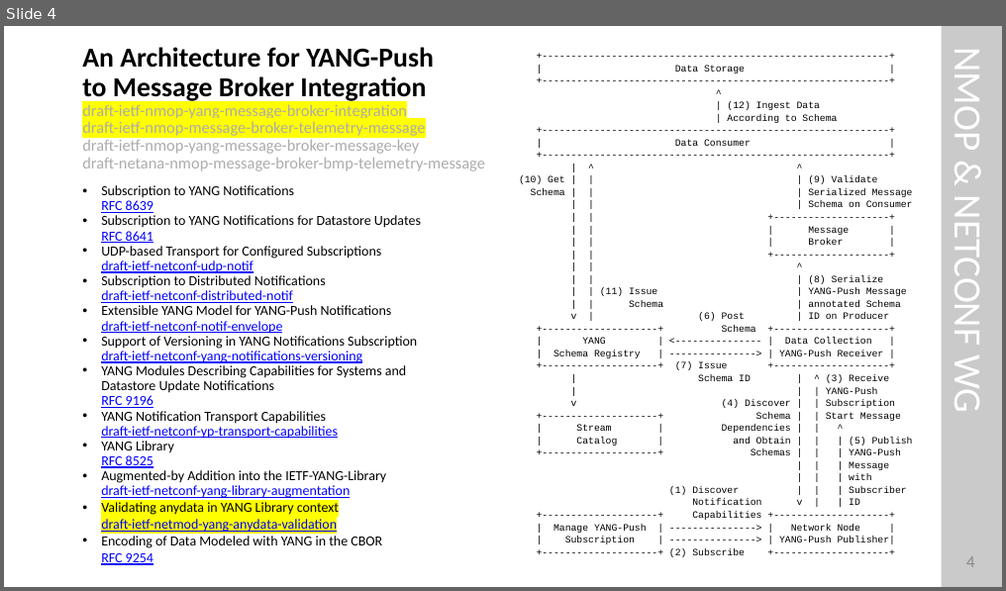
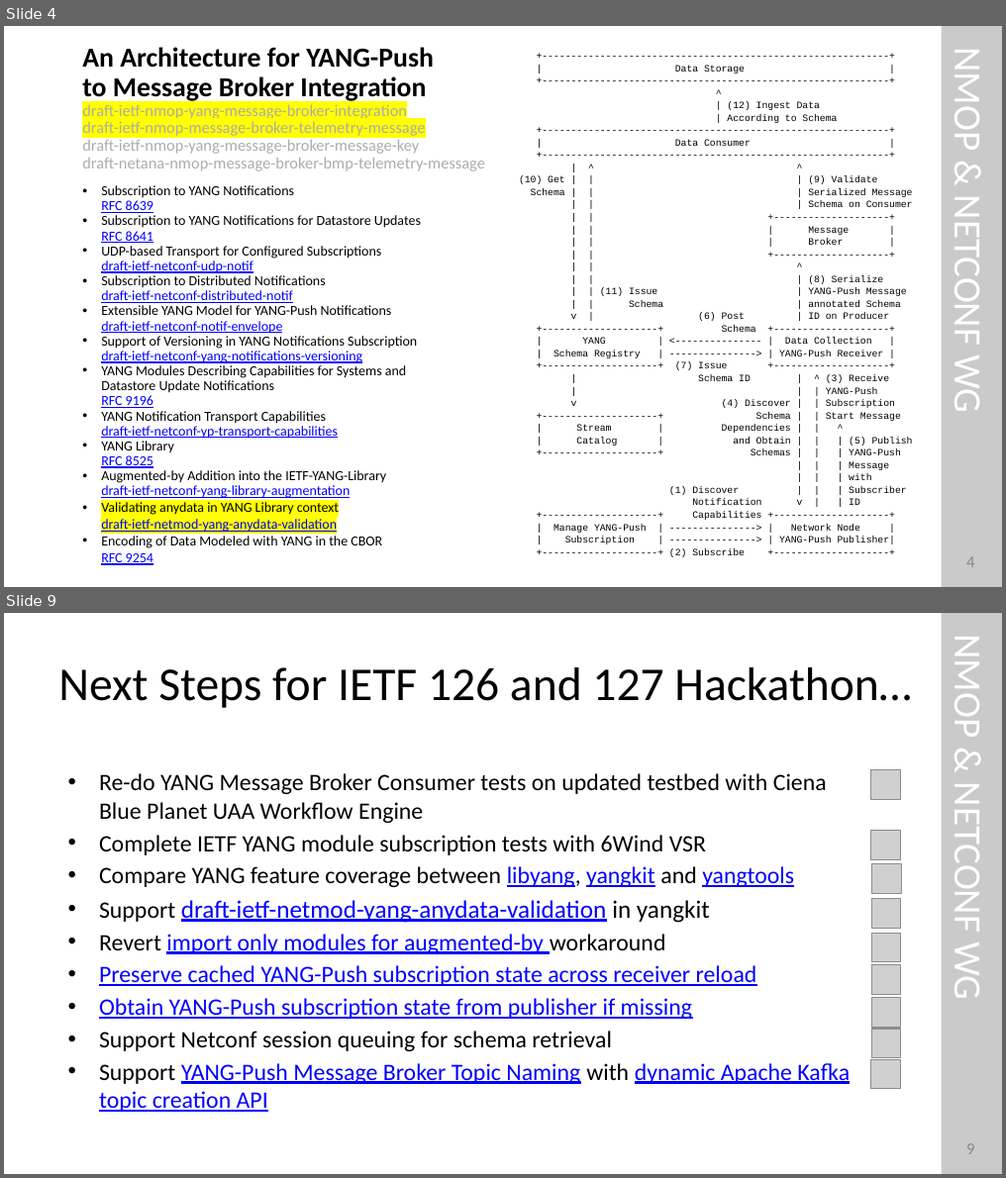
Before and after one commit to network-analytics/ietf-network-analytics-document-status, a slide deck: 125/Hackathon/ietf-125-hackathon-validate-e2e-yp-message-broker.pptx. Shown one above the other, each under a label of ours: slide 4 before the commit, slides 4 and 9 after it; the slides between them are not shown. The pictures are 1006x591 and 1006x1178 pixels, drawn with LibreOffice and Linux fonts; fonts in the diff are those of the drawing; grey boxes stand for pictures. Boxes give left, top, right and bottom in pixels: in the first picture for what was removed or moved away, otherwise in the second. Text is boxed around its words. In the diff, an @@ line names an element or a change of style, - is before the commit and + after.

```diff
--- a/125/Hackathon/ietf-125-hackathon-validate-e2e-yp-message-broker.pptx
+++ b/125/Hackathon/ietf-125-hackathon-validate-e2e-yp-message-broker.pptx
@@ slide 9 added at [4, 613, 1002, 1174], background #FFFFFF @@
@@ rectangle added at [942, 613, 1002, 1173], fill #CACACA @@
@@ title added at [58, 667, 911, 708], 34 pt, text #000000 @@
+Next Steps for IETF 126 and 127 Hackathon…
@@ text added at [944, 645, 992, 997], 28 pt, text #FFFFFF @@
+NMOP & NETCONF WG
@@ text added at [99, 773, 849, 1112], 17 pt, text #0000FF, underline @@
+• Re-do YANG Message Broker Consumer tests on updated testbed with Ciena Blue Planet UAA Workflow Engine
+• Complete IETF YANG module subscription tests with 6Wind VSR
+• Compare YANG feature coverage between libyang, yangkit and yangtools
+• Support draft-ietf-netmod-yang-anydata-validation in yangkit
+• Revert import only modules for augmented-by workaround
+• Preserve cached YANG-Push subscription state across receiver reload
+• Obtain YANG-Push subscription state from publisher if missing
+• Support Netconf session queuing for schema retrieval
+• Support YANG-Push Message Broker Topic Naming with dynamic Apache Kafka topic creation API
@@ picture added at [871, 769, 900, 798] @@
@@ picture added at [871, 831, 900, 860] @@
@@ picture added at [872, 864, 901, 893] @@
@@ picture added at [871, 898, 900, 928] @@
@@ picture added at [871, 934, 900, 962] @@
@@ picture added at [871, 965, 900, 994] @@
@@ picture added at [871, 998, 900, 1027] @@
@@ picture added at [871, 1029, 900, 1059] @@
@@ picture added at [871, 1060, 900, 1089] @@
@@ page number added at [966, 1144, 974, 1155], 12 pt, text #888888 @@
+9
```
Also in this commit, not shown: 4 slides changed, 1 other slide added, 1 other file.
